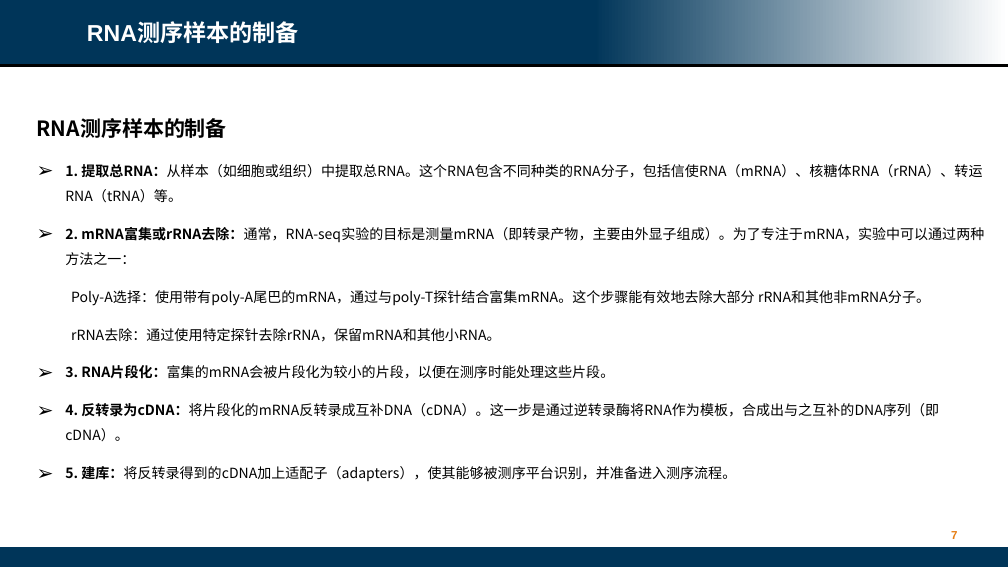
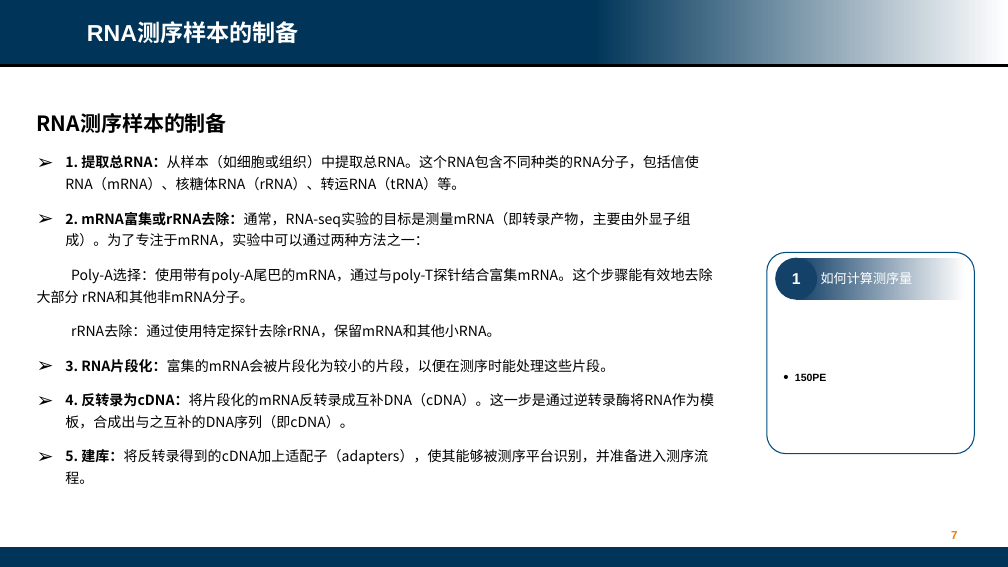
Before and after one commit to ChengchenZhao/CDesk, a slide deck: slide 7 of 1.RNAseq/RNAseqDataAnalysis.pptx. Drawn at 1008x567 pixels with LibreOffice and Linux fonts; fonts in the diff are those of the drawing; background and template pictures are left out. Boxes give left, top, right and bottom in pixels: in the first picture for what was removed or moved away, otherwise in the second. Text is boxed around its words. In the diff, an @@ line names an element or a change of style, - is before the commit and + after.

```diff
--- a/1.RNAseq/RNAseqDataAnalysis.pptx
+++ b/1.RNAseq/RNAseqDataAnalysis.pptx
@@ text at [37,155,714,484]: line spacing 1.5 to 1.3 @@
@@ group added at [767,252,974,454]: 2 texts, 1 rounded rectangle, 1 rectangle, 1 ellipse @@
+1
+如何计算测序量
+• 150PE
```
Also in this commit, not shown: 4 other slides changed, 40 other files.
